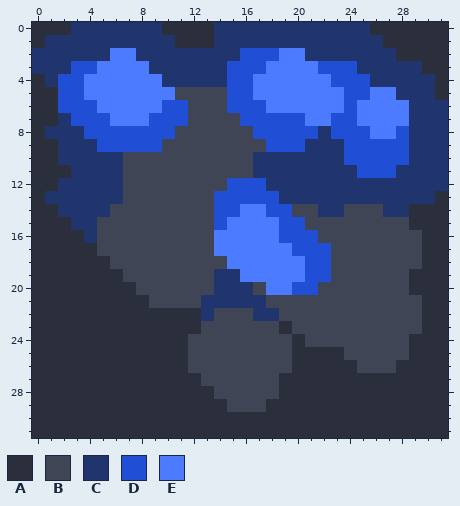
Two versions of one pixel-art sprite, assets/sprites/blocks/environment/cobolt-deposit2.png. Above is the file before it was changed.
The file is 32x32 pixels.
Palette (. is transparent): A #2b2f3b  B #404555  C #20346e  D #204fd6  E #4d7bff
Pixels before, first column x 0:
 0 AAACCCCCCCAAAACCCCCCCCCCCCAAAAAA
 1 ACCCCCCCCCCAAACCCCCCCCCCCCCAAAAA
 2 CCCCCCEECCCCCCCCDDDEECCCCCCCAAAA
 3 CCCDDEEEECCCCCCDDDEEEEDDDCCCCCAA
 4 ACDDEEEEEECCCCCDDEEEEEEDDDCCCCCA
 5 AADDEEEEEEEBBBBDDEEEEEEEDDEECCCA
 6 AADDDEEEEEDDBBBDDDEEEEEEDEEEECCC
 7 AACDDDEEEDDDBBBBDDDDDEEDDEEEECCC
 8 ACCCDDDDDDDBBBBBBDDDDDCDDDEEDCCC
 9 AACCCDDDDDBBBBBBBBDDDCCCDDDDDCCC
10 AACCCCCBBBBBBBBBBCCCCCCCDDDDDCCC
11 AAACCCCBBBBBBBBBBCCCCCCCCDDDCCCC
12 AACCCCCBBBBBBBBDDDCCCCCCCCCCCCCC
13 ACCCCCCBBBBBBBDDDDDCCCCCCCCCCCCA
14 AACCCCBBBBBBBBDDEEDDBBCCBBBCCAAA
15 AAACCBBBBBBBBBDEEEEDDBBBBBBBBAAA
16 AAAACBBBBBBBBBEEEEEDDDBBBBBBBBAA
17 AAAAABBBBBBBBBEEEEEEDDDBBBBBBBAA
18 AAAAAABBBBBBBBBEEEEEEDDBBBBBBBAA
19 AAAAAAABBBBBBBCCEEEEEDDBBBBBBAAA
20 AAAAAAAABBBBBBCCCBEEDDBBBBBBBAAA
21 AAAAAAAAABBBBCCCCCBBBBBBBBBBBBAA
22 AAAAAAAAAAAAACBBBCCBBBBBBBBBBBAA
23 AAAAAAAAAAAAABBBBBBABBBBBBBBBBAA
24 AAAAAAAAAAAABBBBBBBBABBBBBBBBAAA
25 AAAAAAAAAAAABBBBBBBBAAAABBBBBAAA
26 AAAAAAAAAAAABBBBBBBBAAAAABBBAAAA
27 AAAAAAAAAAAAABBBBBBAAAAAAAAAAAAA
28 AAAAAAAAAAAAAABBBBBAAAAAAAAAAAAA
29 AAAAAAAAAAAAAAABBBAAAAAAAAAAAAAA
30 AAAAAAAAAAAAAAAAAAAAAAAAAAAAAAAA
31 AAAAAAAAAAAAAAAAAAAAAAAAAAAAAAAA
Once edited:
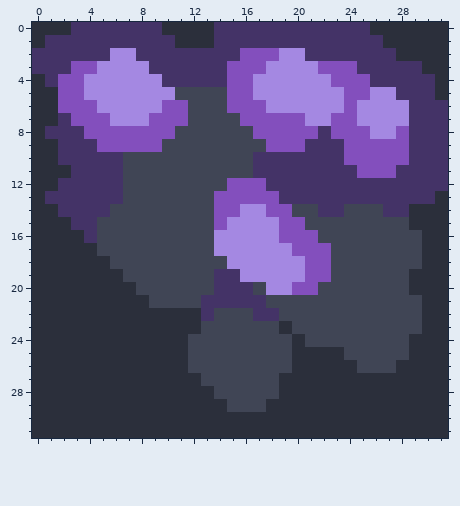
The edit:
colour C: #20346e -> #443367
colour D: #204fd6 -> #834fbd
colour E: #4d7bff -> #a488e2
